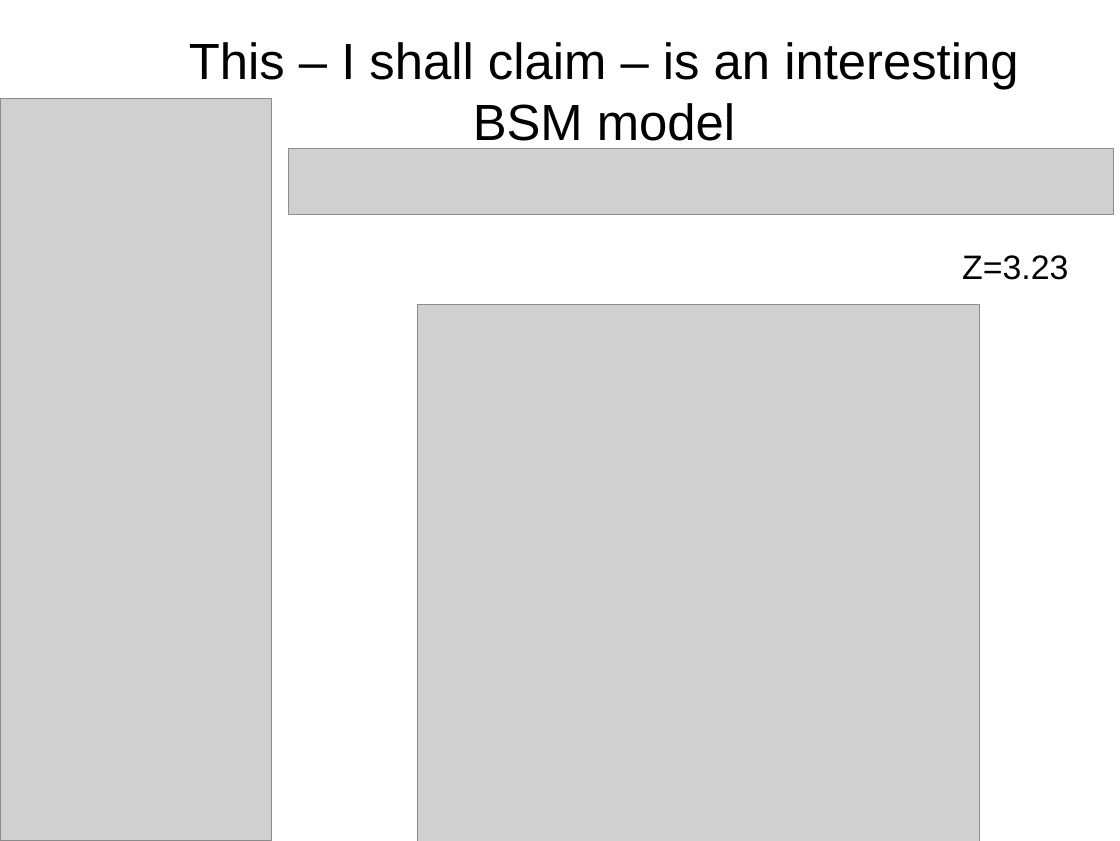
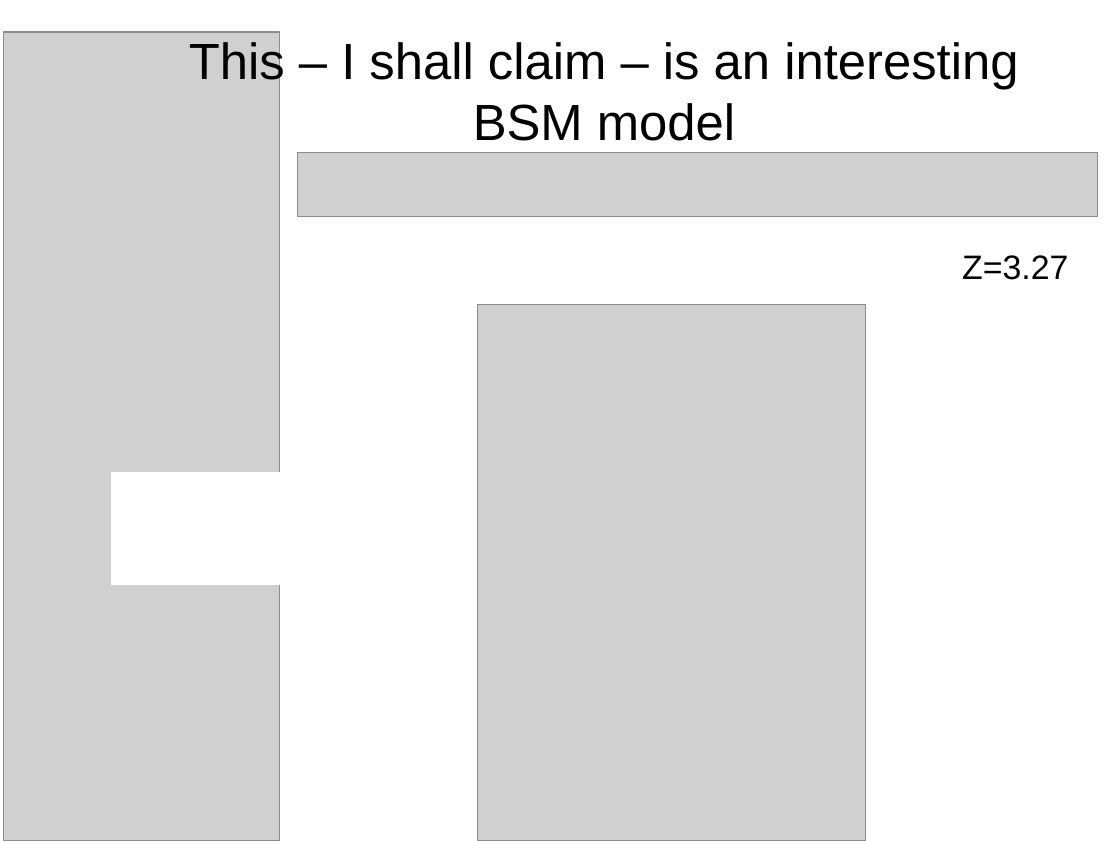
Before and after one commit to SModelS/smodels-utils, a slide deck: slide 3 of combinations/amb.odp. Drawn at 1120x841 pixels with LibreOffice and Linux fonts; fonts in the diff are those of the drawing; grey boxes stand for pictures. Boxes give left, top, right and bottom in pixels: in the first picture for what was removed or moved away, otherwise in the second. Text is boxed around its words. In the diff, an @@ line names an element or a change of style, - is before the commit and + after.

```diff
--- a/combinations/amb.odp
+++ b/combinations/amb.odp
@@ picture: place and size @@
-picture at <box>0,99,271,841</box>
+picture at <box>4,32,279,841</box>
@@ picture: place and size @@
-picture at <box>288,148,1114,213</box>
+picture at <box>298,152,1099,216</box>
@@ text at <box>962,255,1068,280</box>: text changed @@
-Z=3.23
+Z=3.27
@@ picture: place and size @@
-picture at <box>418,304,979,841</box>
+picture at <box>478,304,866,841</box>
@@ rectangle added at <box>112,473,320,584</box>, fill #FFFFFF, outline #FFFFFF 0 pt @@
```
Also in this commit, not shown: 4 other files.
